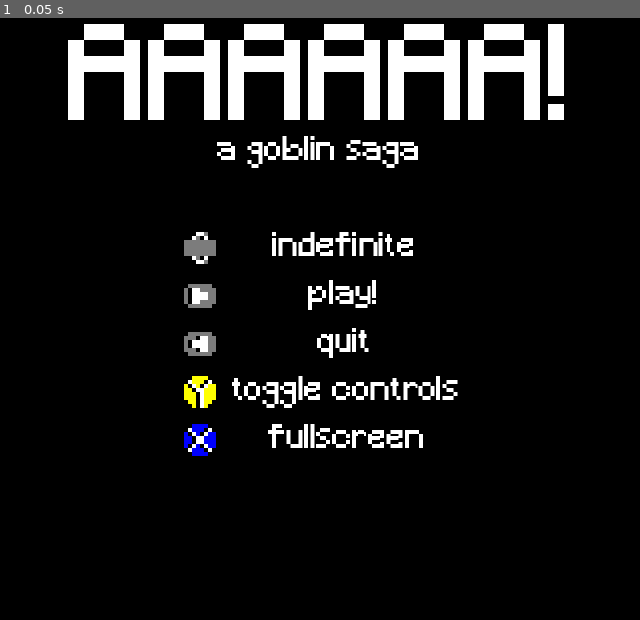
Above: before the commit, frame 1.
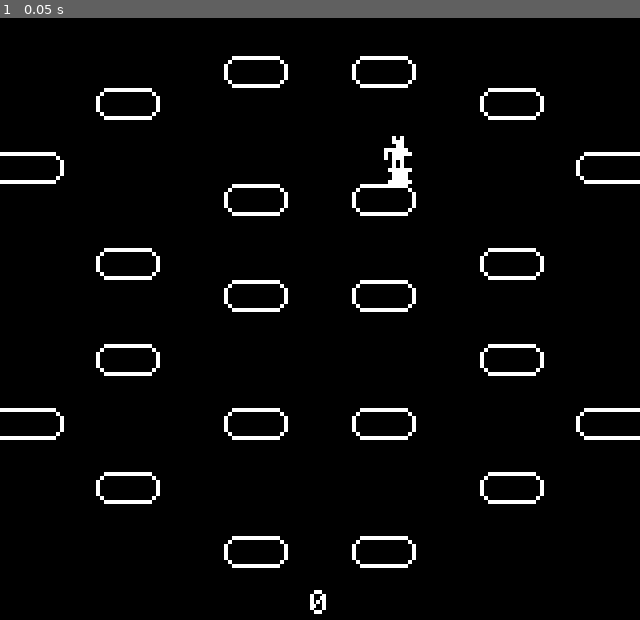
Above: after the commit, the same moment.

Repository: the-alex-g/AAAAAA
Game: Godot game, scene res://world/world.tscn
Same seed, same stepped clock (60 frames per second), same inputs: the game is played once before the commit and once after it. Sound files missing from this copy of the repository are replaced by a short silence.
Inputs:
- Up to frame 1 (0.05 s): no input

The runs differ from the first frame. In frame 1, 12% of the frame differs, in the area x 0-100%, y 0-100%.
Error after the commit: Cannot call method 'show' on a null value. (res://world/hud.gd:117)

Commit message:
Double starting window size

Diff:
--- a/project/menu/round_over.tscn
+++ b/project/menu/round_over.tscn
@@ -32,16 +32,14 @@
 anchor_top = 0.5
 anchor_right = 0.5
 anchor_bottom = 0.5
-offset_left = -40.0
-offset_top = -40.0
-offset_right = 40.0
-offset_bottom = 40.0
+offset_left = -160.0
+offset_top = -160.0
 grow_horizontal = 2
 grow_vertical = 2
+scale = Vector2(2, 2)
 texture = ExtResource("4_l0w1s")
 
 [node name="EndGameLabel" type="Label" parent="."]
-visible = false
 texture_filter = 1
 layout_mode = 1
 anchors_preset = 10
@@ -51,8 +49,8 @@
 grow_horizontal = 2
 theme_override_colors/font_color = Color(0.996078, 0.996078, 0.996078, 1)
 theme_override_colors/font_outline_color = Color(0, 0, 0, 1)
-theme_override_constants/outline_size = 8
-theme_override_font_sizes/font_size = 16
+theme_override_constants/outline_size = 16
+theme_override_font_sizes/font_size = 32
 text = "Game Over"
 horizontal_alignment = 1
 
--- a/project/project.godot
+++ b/project/project.godot
@@ -17,8 +17,8 @@
 
 [display]
 
-window/size/viewport_width=160
-window/size/viewport_height=160
+window/size/viewport_width=320
+window/size/viewport_height=320
 window/stretch/mode="canvas_items"
 
 [layer_names]
--- a/project/world/control_info.tscn
+++ b/project/world/control_info.tscn
@@ -53,7 +53,7 @@
 [node name="TextureRect" type="TextureRect" parent="GridContainer/SingleInput"]
 layout_mode = 2
 texture = SubResource("AtlasTexture_nhivt")
-stretch_mode = 3
+expand_mode = 3
 
 [node name="Label" type="Label" parent="GridContainer/SingleInput"]
 layout_mode = 2
@@ -63,7 +63,7 @@
 [node name="TextureRect2" type="TextureRect" parent="GridContainer/SingleInput"]
 layout_mode = 2
 texture = SubResource("AtlasTexture_6jayo")
-stretch_mode = 3
+expand_mode = 3
 
 [node name="Label2" type="Label" parent="GridContainer/SingleInput"]
 layout_mode = 2
@@ -73,7 +73,7 @@
 [node name="TextureRect3" type="TextureRect" parent="GridContainer/SingleInput"]
 layout_mode = 2
 texture = SubResource("AtlasTexture_pu231")
-stretch_mode = 3
+expand_mode = 3
 
 [node name="Label3" type="Label" parent="GridContainer/SingleInput"]
 layout_mode = 2
@@ -83,7 +83,7 @@
 [node name="TextureRect4" type="TextureRect" parent="GridContainer/SingleInput"]
 layout_mode = 2
 texture = SubResource("AtlasTexture_4tjpc")
-stretch_mode = 3
+expand_mode = 3
 
 [node name="Label4" type="Label" parent="GridContainer/SingleInput"]
 layout_mode = 2
@@ -93,7 +93,7 @@
 [node name="TextureRect5" type="TextureRect" parent="GridContainer/SingleInput"]
 layout_mode = 2
 texture = SubResource("AtlasTexture_g6fi1")
-stretch_mode = 3
+expand_mode = 3
 
 [node name="Label5" type="Label" parent="GridContainer/SingleInput"]
 layout_mode = 2
@@ -109,13 +109,13 @@
 [node name="TextureRect3" type="TextureRect" parent="GridContainer/DoubleInput"]
 layout_mode = 2
 texture = SubResource("AtlasTexture_pu231")
-stretch_mode = 3
+expand_mode = 3
 
 [node name="TextureRect4" type="TextureRect" parent="GridContainer/DoubleInput"]
 layout_mode = 2
 size_flags_horizontal = 0
 texture = SubResource("AtlasTexture_hbyuv")
-stretch_mode = 3
+expand_mode = 3
 
 [node name="Label3" type="Label" parent="GridContainer/DoubleInput"]
 layout_mode = 2
@@ -125,12 +125,12 @@
 [node name="TextureRect6" type="TextureRect" parent="GridContainer/DoubleInput"]
 layout_mode = 2
 texture = SubResource("AtlasTexture_rk0ao")
-stretch_mode = 3
+expand_mode = 3
 
 [node name="TextureRect7" type="TextureRect" parent="GridContainer/DoubleInput"]
 layout_mode = 2
 texture = SubResource("AtlasTexture_p7bpi")
-stretch_mode = 3
+expand_mode = 3
 
 [node name="Label6" type="Label" parent="GridContainer/DoubleInput"]
 layout_mode = 2
--- a/project/world/hud.tscn
+++ b/project/world/hud.tscn
@@ -18,22 +18,6 @@
 [sub_resource type="AtlasTexture" id="AtlasTexture_iw713"]
 atlas = ExtResource("5_da07e")
 region = Rect2(16, 0, 8, 8)
-
-[sub_resource type="AtlasTexture" id="AtlasTexture_jko3u"]
-atlas = ExtResource("5_da07e")
-region = Rect2(16, 16, 8, 8)
-
-[sub_resource type="AtlasTexture" id="AtlasTexture_0ssq2"]
-atlas = ExtResource("5_da07e")
-region = Rect2(8, 8, 8, 8)
-
-[sub_resource type="AtlasTexture" id="AtlasTexture_c4i5k"]
-atlas = ExtResource("5_da07e")
-region = Rect2(16, 8, 8, 8)
-
-[sub_resource type="AtlasTexture" id="AtlasTexture_rkxy7"]
-atlas = ExtResource("5_da07e")
-region = Rect2(0, 8, 8, 8)
 
 [node name="HUD" type="CanvasLayer"]
 process_mode = 3
@@ -119,6 +103,7 @@
 [node name="BRect" type="TextureRect" parent="Control/PauseMenu/PanelContainer/GridContainer"]
 layout_mode = 2
 texture = SubResource("AtlasTexture_3m6h1")
+expand_mode = 3
 
 [node name="Label" type="Label" parent="Control/PauseMenu/PanelContainer/GridContainer"]
 layout_mode = 2
@@ -128,6 +113,7 @@
 [node name="BackRect" type="TextureRect" parent="Control/PauseMenu/PanelContainer/GridContainer"]
 layout_mode = 2
 texture = SubResource("AtlasTexture_n5e46")
+expand_mode = 3
 
 [node name="Label2" type="Label" parent="Control/PauseMenu/PanelContainer/GridContainer"]
 layout_mode = 2
@@ -137,108 +123,13 @@
 [node name="ControlRect" type="TextureRect" parent="Control/PauseMenu/PanelContainer/GridContainer"]
 layout_mode = 2
 texture = SubResource("AtlasTexture_iw713")
+expand_mode = 3
 
 [node name="ControlLabel" type="Label" parent="Control/PauseMenu/PanelContainer/GridContainer"]
 layout_mode = 2
 text = "toggle controls"
 horizontal_alignment = 1
 vertical_alignment = 1
-
-[node name="MainMenu" type="ColorRect" parent="Control"]
-visible = false
-texture_filter = 1
-layout_mode = 1
-anchors_preset = 15
-anchor_right = 1.0
-anchor_bottom = 1.0
-grow_horizontal = 2
-grow_vertical = 2
-color = Color(0, 0, 0, 1)
-
-[node name="Title" type="Label" parent="Control/MainMenu"]
-layout_mode = 1
-anchors_preset = 10
-anchor_right = 1.0
-offset_top = 8.0
-offset_bottom = 41.0
-grow_horizontal = 2
-theme_override_font_sizes/font_size = 32
-text = "AAAAAA!"
-horizontal_alignment = 1
-
-[node name="Title2" type="Label" parent="Control/MainMenu"]
-layout_mode = 1
-anchors_preset = 10
-anchor_right = 1.0
-offset_top = 36.0
-offset_bottom = 45.0
-grow_horizontal = 2
-text = "a goblin saga"
-horizontal_alignment = 1
-
-[node name="GridContainer" type="GridContainer" parent="Control/MainMenu"]
-layout_mode = 1
-anchors_preset = 8
-anchor_left = 0.5
-anchor_top = 0.5
-anchor_right = 0.5
-anchor_bottom = 0.5
-offset_left = -34.5
-offset_top = -16.0
-offset_right = 34.5
-offset_bottom = 32.0
-grow_horizontal = 2
-grow_vertical = 2
-columns = 2
-
-[node name="DPadRect" type="TextureRect" parent="Control/MainMenu/GridContainer"]
-layout_mode = 2
-texture = SubResource("AtlasTexture_jko3u")
-
-[node name="GameLengthLabel" type="Label" parent="Control/MainMenu/GridContainer"]
-layout_mode = 2
-text = "indefinite"
-horizontal_alignment = 1
-vertical_alignment = 1
-
-[node name="StartRect" type="TextureRect" parent="Control/MainMenu/GridContainer"]
-layout_mode = 2
-texture = SubResource("AtlasTexture_0ssq2")
-
-[node name="StartGameLabel" type="Label" parent="Control/MainMenu/GridContainer"]
-layout_mode = 2
-text = "play!"
-horizontal_alignment = 1
-vertical_alignment = 1
-
-[node name="BackRect" type="TextureRect" parent="Control/MainMenu/GridContainer"]
-layout_mode = 2
-texture = SubResource("AtlasTexture_c4i5k")
-
-[node name="QuitLabel" type="Label" parent="Control/MainMenu/GridContainer"]
-layout_mode = 2
-text = "quit"
-horizontal_alignment = 1
-vertical_alignment = 1
-
-[node name="ControlRect" type="TextureRect" parent="Control/MainMenu/GridContainer"]
-layout_mode = 2
-texture = SubResource("AtlasTexture_iw713")
-
-[node name="ControlLabel" type="Label" parent="Control/MainMenu/GridContainer"]
-layout_mode = 2
-text = "toggle controls"
-horizontal_alignment = 1
-vertical_alignment = 1
-
-[node name="FullscreenRect" type="TextureRect" parent="Control/MainMenu/GridContainer"]
-layout_mode = 2
-texture = SubResource("AtlasTexture_rkxy7")
-
-[node name="FullscreenLabel" type="Label" parent="Control/MainMenu/GridContainer"]
-layout_mode = 2
-text = "fullscreen"
-horizontal_alignment = 1
 
 [node name="ControlInfo" parent="Control" instance=ExtResource("6_v4l26")]
 visible = false
--- a/project/world/theme.tres
+++ b/project/world/theme.tres
@@ -4,7 +4,7 @@
 
 [resource]
 default_font = ExtResource("1_5d0hs")
-default_font_size = 8
+default_font_size = 16
 Label/colors/font_outline_color = Color(0, 0, 0, 1)
 Label/constants/line_spacing = 1
 Label/constants/outline_size = 1
--- a/project/world/world.tscn
+++ b/project/world/world.tscn
@@ -5,6 +5,7 @@
 [ext_resource type="PackedScene" uid="uid://cmiybl3yy4eh0" path="res://world/hud.tscn" id="3_5j0m0"]
 
 [node name="World" type="Node2D"]
+scale = Vector2(2, 2)
 script = ExtResource("1_2vkgl")
 
 [node name="ColorRect" type="ColorRect" parent="."]
Not shown: 1 places in project/world/hud.tscn that only renumber resources
